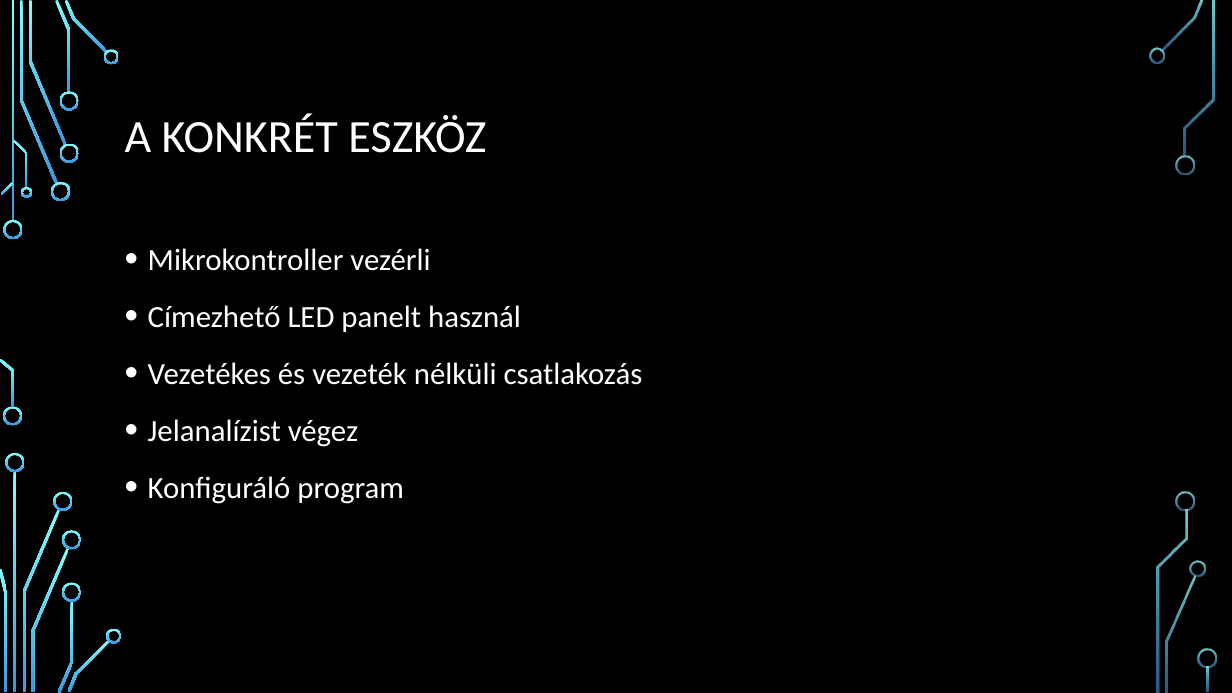
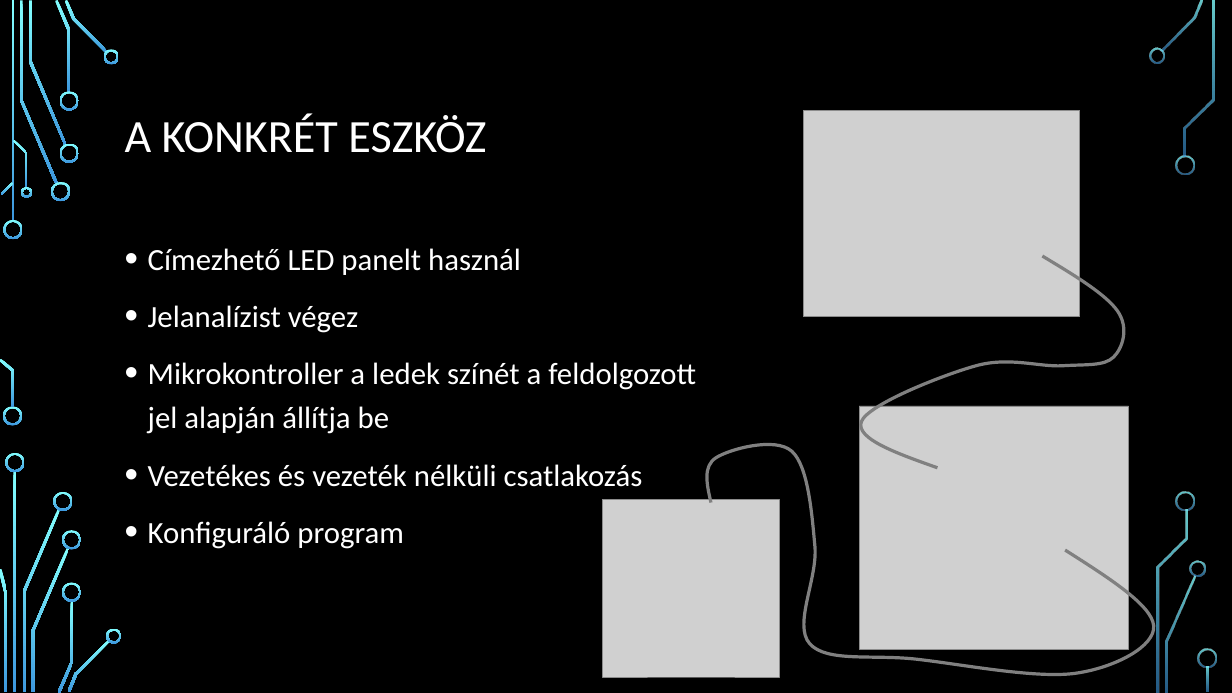
Before and after one commit to fejespeter/BME-Onlab, a slide deck: slide 4 of szakdolgozat_prezentacio.pptx. Drawn at 1232x693 pixels with LibreOffice and Linux fonts; fonts in the diff are those of the drawing; grey boxes stand for pictures; background and template pictures are left out. Boxes give left, top, right and bottom in pixels: in the first picture for what was removed or moved away, otherwise in the second. Text is boxed around its words. In the diff, an @@ line names an element or a change of style, - is before the commit and + after.

```diff
--- a/szakdolgozat_prezentacio.pptx
+++ b/szakdolgozat_prezentacio.pptx
@@ picture added at bbox=[803, 110, 1080, 317] @@
@@ text at bbox=[148, 248, 430, 271]: paragraph removed @@
-• Mikrokontroller vezérli
@@ freeform shape added at bbox=[855, 256, 1129, 468], outline #808080 2.5 pt @@
@@ text at bbox=[148, 305, 696, 434]: paragraphs added @@
+• Jelanalízist végez
+• Mikrokontroller a ledek színét a feldolgozott jel alapján állítja be
@@ text at bbox=[148, 419, 358, 447]: paragraph removed @@
-• Jelanalízist végez
@@ picture added at bbox=[860, 406, 1129, 649] @@
@@ freeform shape added at bbox=[702, 436, 1155, 678], outline #808080 2.5 pt @@
@@ picture added at bbox=[603, 500, 780, 677] @@
```
Also in this commit, not shown: 8 other slides changed, 7 slides added, 2 slides removed, 10 other files.
